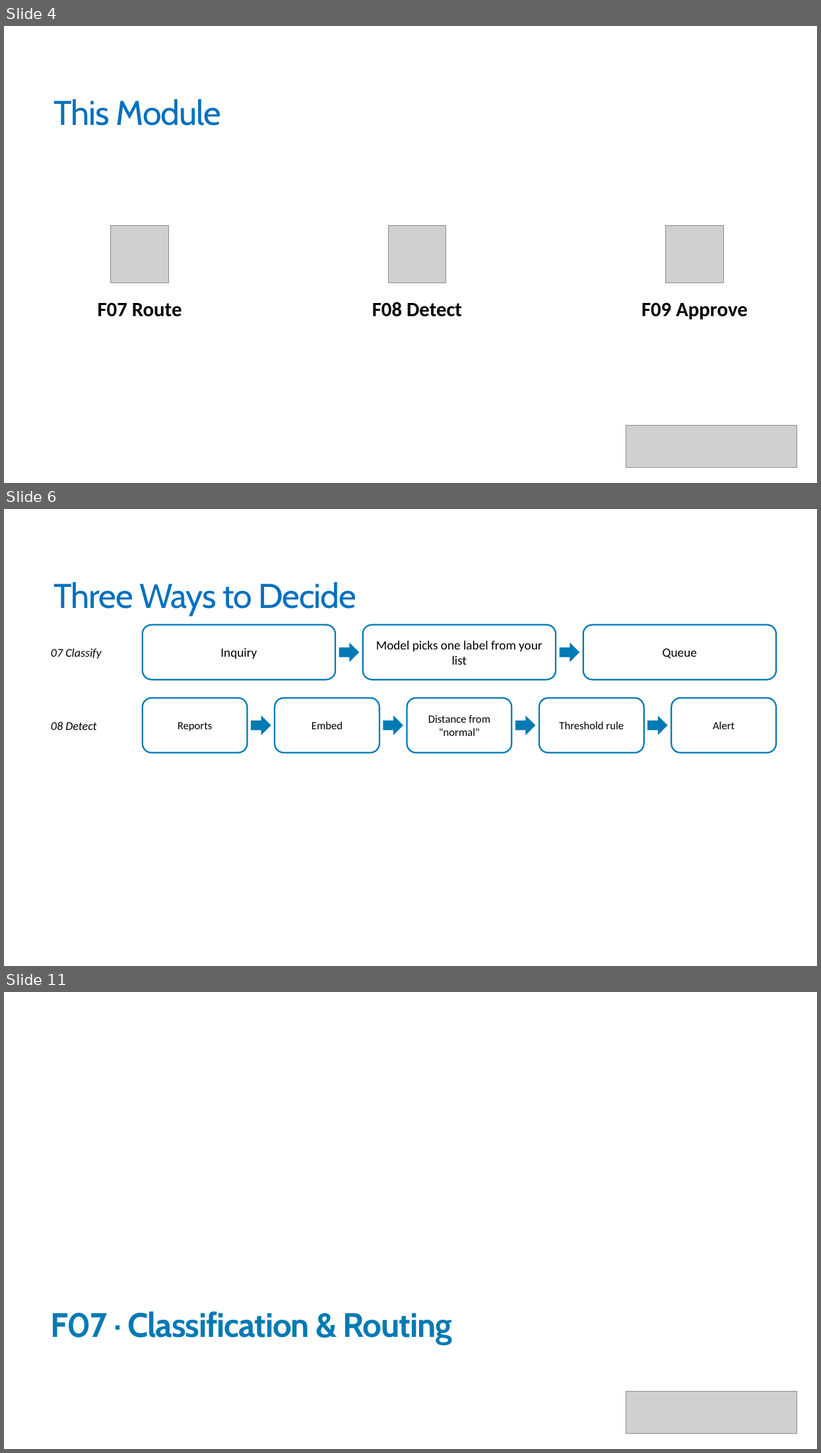
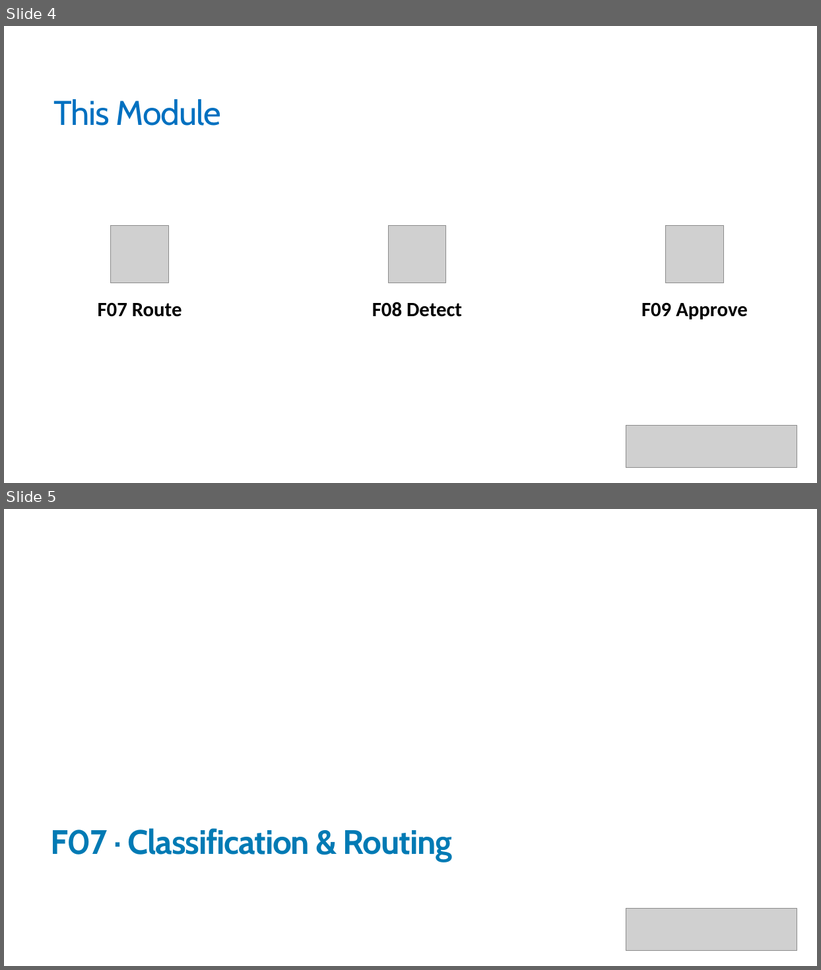
Before and after one commit to trailheadtechnology/10-ai-features-workshop, a slide deck: modules/M3-deciding/M3-deciding.pptx. Shown one above the other, each under a label of ours: slides 4, 6 and 11 before the commit, slides 4 and 5 after it; the slides between them are not shown. The pictures are 821x1453 and 821x970 pixels, drawn with LibreOffice and Linux fonts; fonts in the diff are those of the drawing; grey boxes stand for pictures. Boxes give left, top, right and bottom in pixels: in the first picture for what was removed or moved away, otherwise in the second. Text is boxed around its words. In the diff, an @@ line names an element or a change of style, - is before the commit and + after.

```diff
--- a/modules/M3-deciding/M3-deciding.pptx
+++ b/modules/M3-deciding/M3-deciding.pptx
@@ slide 6 removed at [4, 509, 817, 966], background #FFFFFF @@
@@ title removed at [54, 582, 356, 615] @@
-Three Ways to Decide
@@ rounded rectangle removed at [143, 625, 335, 680] @@
-Inquiry
@@ rounded rectangle removed at [362, 625, 556, 680] @@
-Model picks one label from your list
@@ rounded rectangle removed at [583, 625, 776, 680] @@
-Queue
@@ right arrow removed at [339, 642, 359, 662] @@
@@ right arrow removed at [560, 642, 580, 662] @@
@@ text removed at [51, 648, 102, 659] @@
-07 Classify
@@ rounded rectangle removed at [143, 698, 248, 753] @@
-Reports
@@ rounded rectangle removed at [275, 698, 380, 753] @@
-Embed
@@ rounded rectangle removed at [407, 698, 512, 753] @@
-Distance from "normal"
@@ rounded rectangle removed at [539, 698, 644, 753] @@
-Threshold rule
@@ rounded rectangle removed at [671, 698, 776, 753] @@
-Alert
@@ text removed at [51, 722, 96, 730] @@
-08 Detect
@@ right arrow removed at [251, 716, 271, 735] @@
@@ right arrow removed at [384, 716, 403, 735] @@
@@ right arrow removed at [516, 716, 536, 735] @@
@@ right arrow removed at [648, 716, 668, 735] @@
@@ what was slide 11 is now slide 5 @@
```
Also in this commit, not shown: 22 slides changed, 8 other slides removed, 3 other files.
